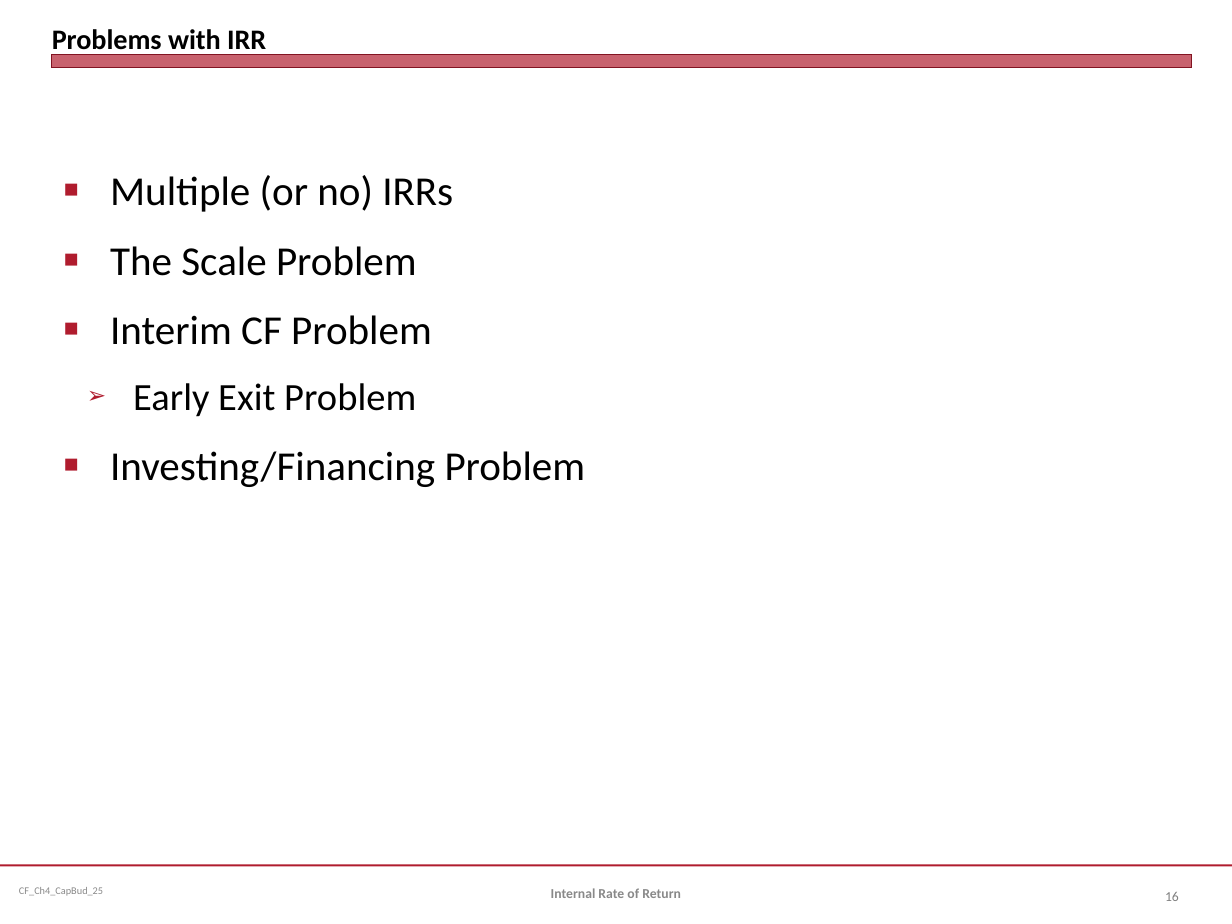
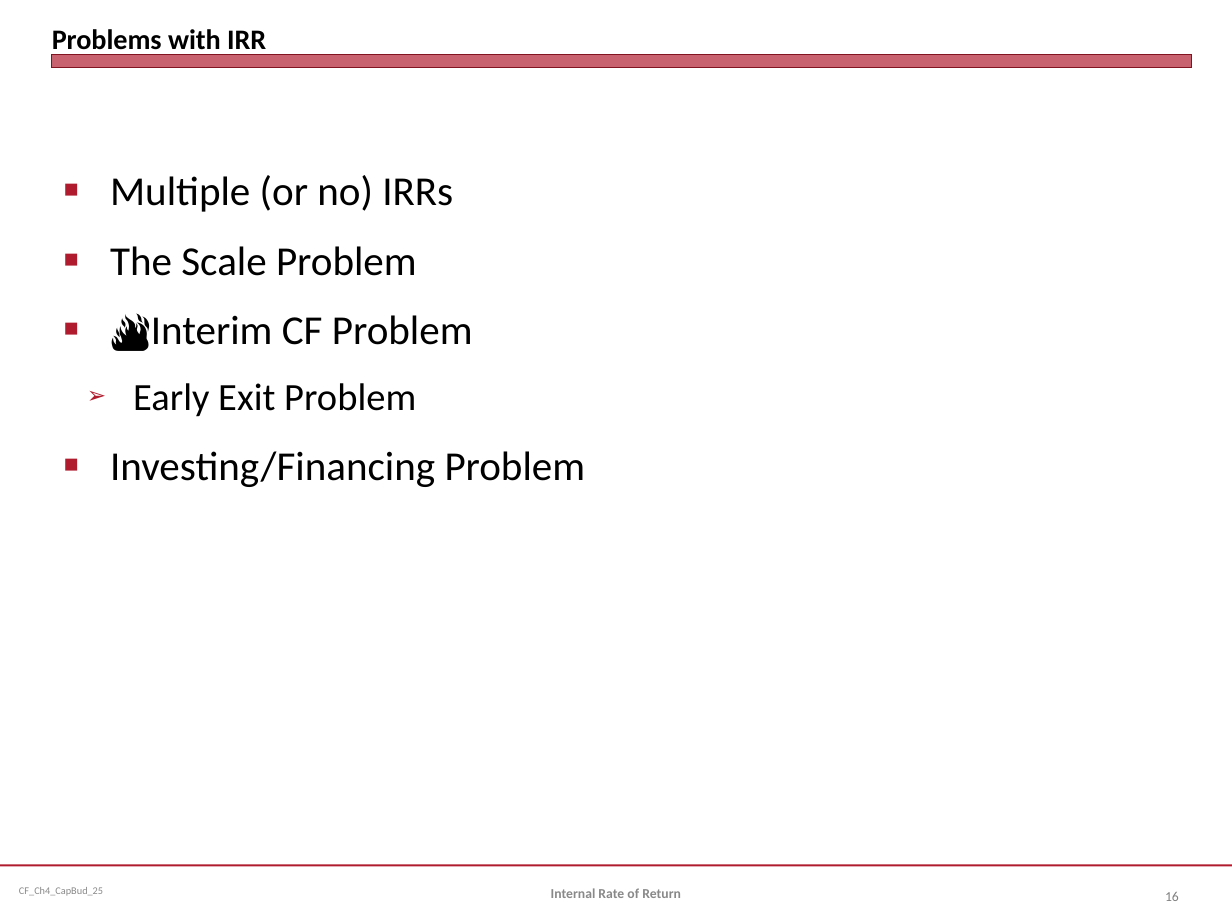
Before and after one commit to jmc877/Corporate-Finance, a slide deck: slide 16 of slides/CF_Ch4_CapBud_25.pptx. Drawn at 1232x924 pixels with LibreOffice and Linux fonts; fonts in the diff are those of the drawing. Boxes give left, top, right and bottom in pixels: in the first picture for what was removed or moved away, otherwise in the second. Text is boxed around its words. In the diff, an @@ line names an element or a change of style, - is before the commit and + after.

```diff
--- a/slides/CF_Ch4_CapBud_25.pptx
+++ b/slides/CF_Ch4_CapBud_25.pptx
@@ text at bbox=[151, 315, 473, 345]: text changed @@
-■ Interim CF Problem
+■ 🔥Interim CF Problem
```
Also in this commit, not shown: 4 other slides changed, 3 other files.
